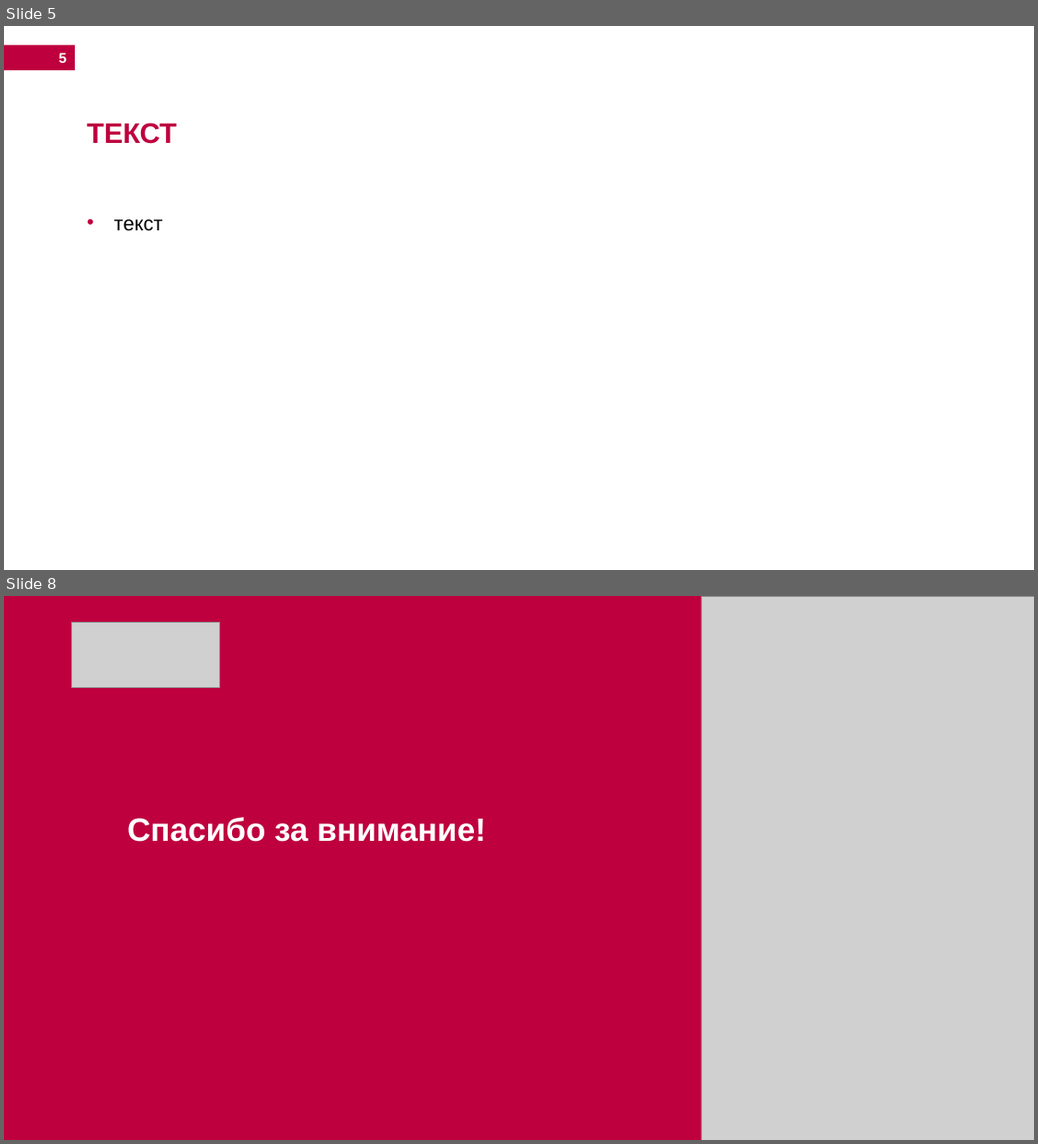
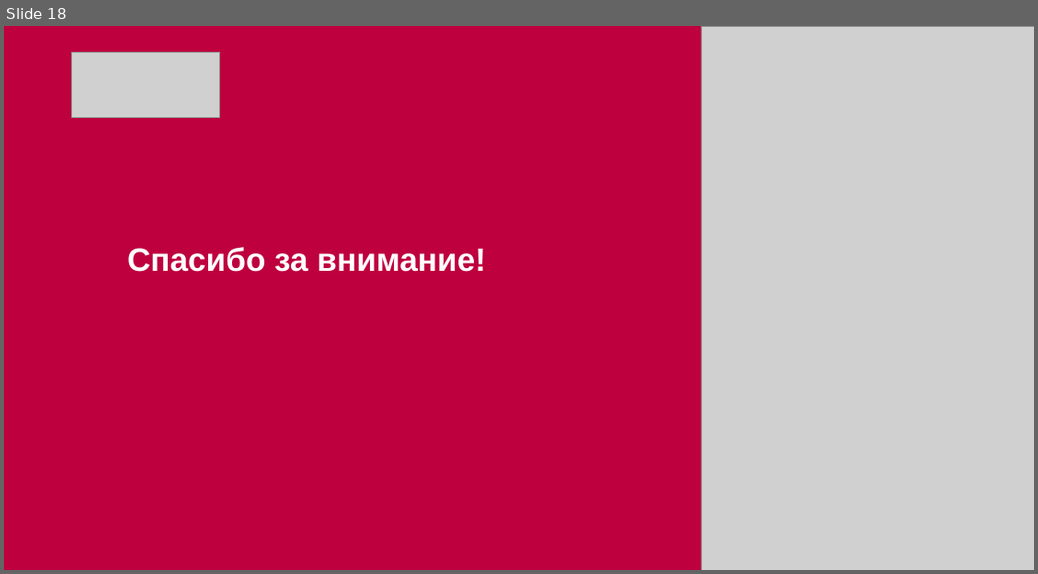
Before and after one commit to DmitriySokolov2023/study-summer-2026, a slide deck: 7 Основы национальной безопасности (Шехмаметьева Венера Алимовна)/Соколов Ик-731.pptx. Shown one above the other, each under a label of ours: slides 5 and 8 before the commit, slide 18 after it; the slides between them are not shown. The pictures are 1038x1144 and 1038x574 pixels, drawn with LibreOffice and Linux fonts; fonts in the diff are those of the drawing; grey boxes stand for pictures; background and template pictures are left out. Boxes give left, top, right and bottom in pixels: in the first picture for what was removed or moved away, otherwise in the second. Text is boxed around its words. In the diff, an @@ line names an element or a change of style, - is before the commit and + after.

```diff
--- a/7 Основы национальной безопасности (Шехмаметьева Венера Алимовна)/Соколов Ик-731.pptx
+++ b/7 Основы национальной безопасности (Шехмаметьева Венера Алимовна)/Соколов Ик-731.pptx
@@ slide 5 removed at (4,26,1034,570), background #FFFFFF @@
@@ rectangle removed at (4,45,75,70) @@
@@ page number removed at (59,53,67,63) @@
-5
@@ text removed at (87,123,177,144) @@
-ТЕКСТ
@@ text removed at (114,219,163,231) @@
-• текст
@@ what was slide 8 is now slide 18 @@
```
Also in this commit, not shown: 1 slide changed, 16 slides added, 5 other slides removed, 1 other file.
